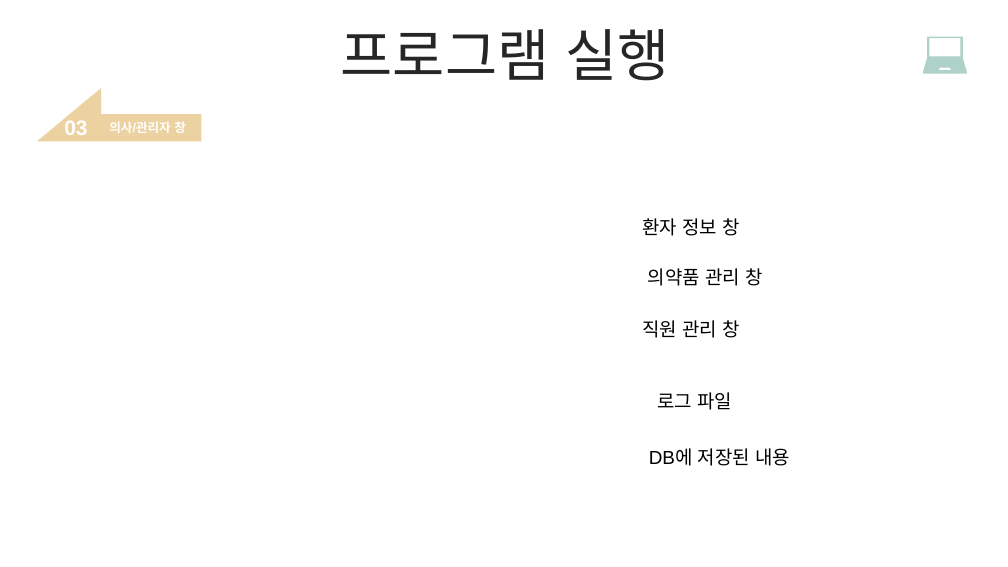
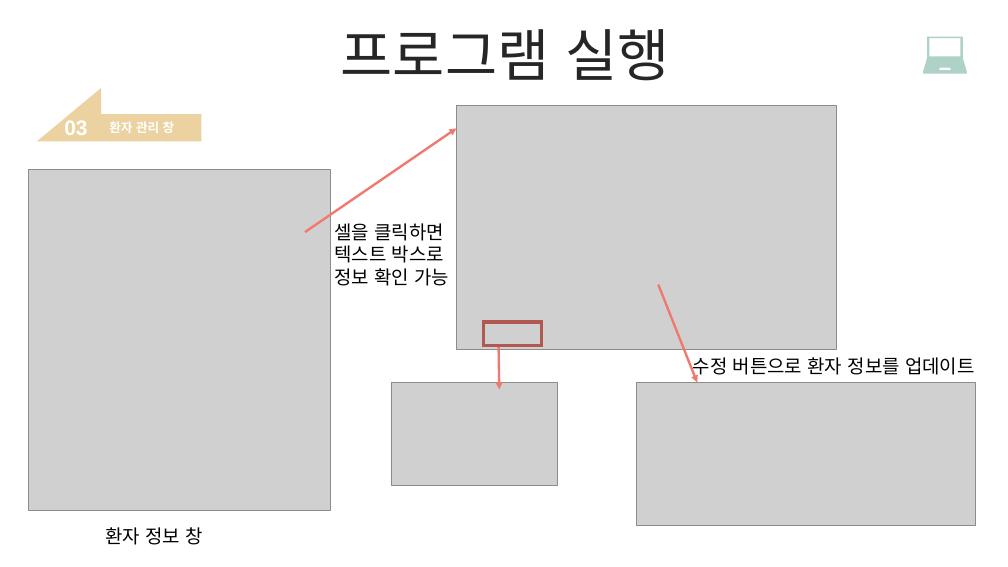
Before and after one commit to woorain20/2022-rainy, a slide deck: slide 19 of 이력서 참조/C# 병원관리 프로젝트.pptx (slide 16 before the commit). Drawn at 1008x567 pixels with LibreOffice and Linux fonts; fonts in the diff are those of the drawing; grey boxes stand for pictures. Boxes give left, top, right and bottom in pixels: in the first picture for what was removed or moved away, otherwise in the second. Text is boxed around its words. In the diff, an @@ line names an element or a change of style, - is before the commit and + after.

```diff
--- a/이력서 참조/C# 병원관리 프로젝트.pptx
+++ b/이력서 참조/C# 병원관리 프로젝트.pptx
@@ picture added at <box>457,106,836,349</box> @@
@@ text at <box>109,121,175,133</box>: text changed @@
-의사/관리자 창
+환자 관리 창
@@ arrow added from (305, 232) to (457, 129), #F0786E 2.25 pt @@
@@ picture added at <box>29,169,330,510</box> @@
@@ text added at <box>334,223,449,286</box>, 18 pt, text #000000 @@
+셀을 클릭하면
+텍스트 박스로
+정보 확인 가능
@@ text removed at <box>648,268,762,286</box> @@
-의약품 관리 창
@@ arrow added from (659, 284) to (697, 383), #F0786E 2.25 pt @@
@@ rectangle added at <box>483,322,541,346</box>, outline #B25951 3 pt @@
@@ text removed at <box>642,320,740,338</box> @@
-직원 관리 창
@@ arrow added from (499, 346) to (499, 389), #F0786E 2.25 pt @@
@@ text added at <box>693,357,975,378</box>, 18 pt, text #000000 @@
+수정 버튼으로 환자 정보를 업데이트
@@ picture added at <box>391,383,557,485</box> @@
@@ picture added at <box>637,383,976,526</box> @@
@@ text removed at <box>657,392,732,410</box> @@
-로그 파일
@@ text removed at <box>649,448,790,466</box> @@
-DB에 저장된 내용
@@ text "환자 정보 창": place and size @@
-text "환자 정보 창" at <box>642,218,740,236</box>
+text "환자 정보 창" at <box>105,527,202,545</box>
```
Also in this commit, not shown: 2 other slides changed, 5 slides added, 29 slides removed, 27 other files.
